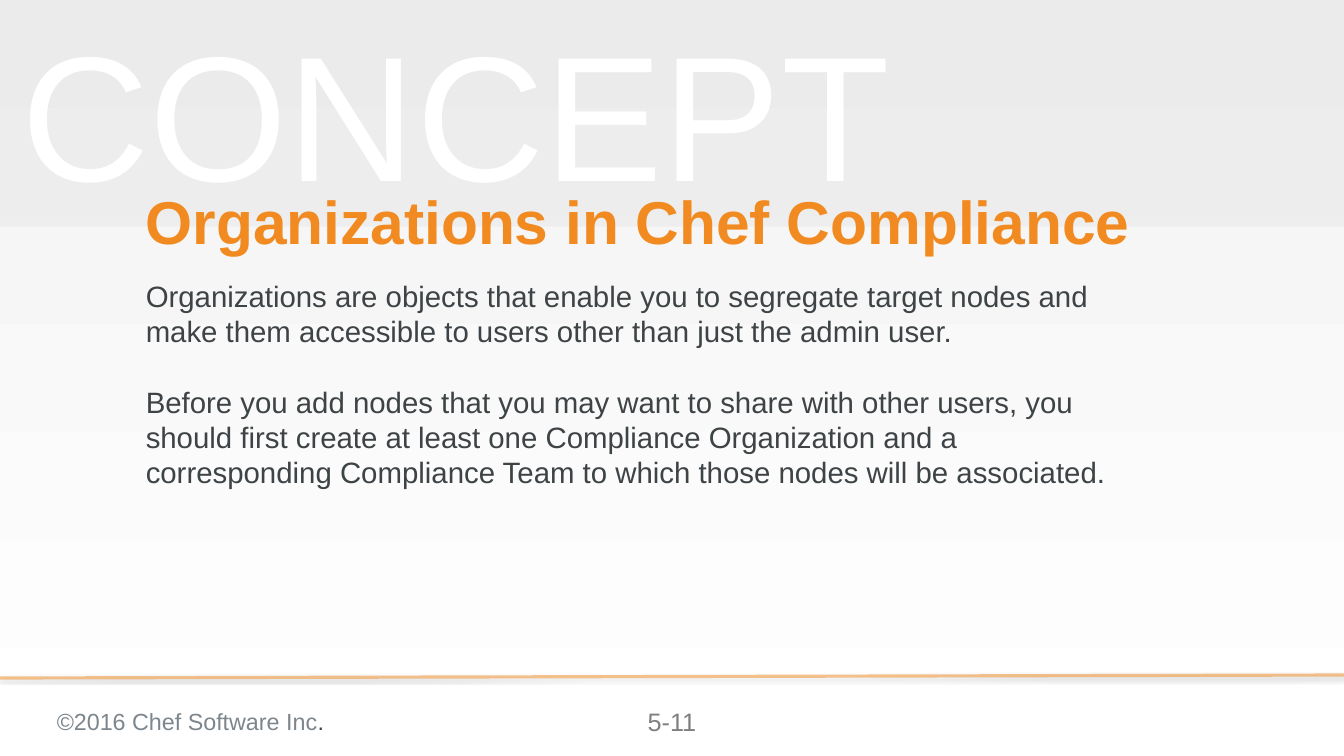
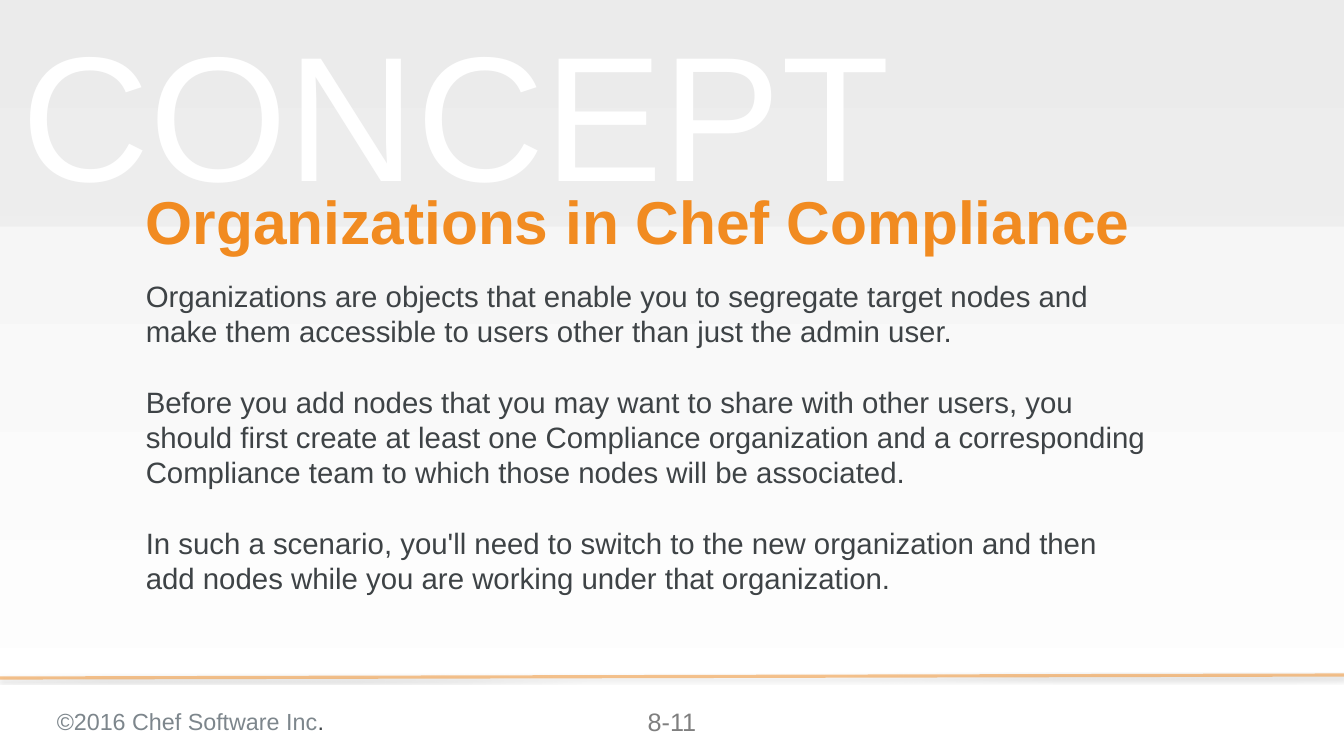
Before and after one commit to bchamby/chef-compliance-installation-configuration-operation, a slide deck: slide 11 of 08-permissions-orgs.pptx. Drawn at 1344x756 pixels with LibreOffice and Linux fonts; fonts in the diff are those of the drawing; background and template pictures are left out. Boxes give left, top, right and bottom in pixels: in the first picture for what was removed or moved away, otherwise in the second. Text is boxed around its words. In the diff, an @@ line names an element or a change of style, - is before the commit and + after.

Commit message:
Finished 08-permissions-orgs.pptx labs still need to write quiz

```diff
--- a/08-permissions-orgs.pptx
+++ b/08-permissions-orgs.pptx
@@ subtitle at [146,391,1145,595]: text changed @@
-Before you add nodes that you may want to share with other users, you should first create at least one Compliance Organization and a corresponding Compliance Team to which those nodes will be associated.
+Before you add nodes that you may want to share with other users, you should first create at least one Compliance organization and a corresponding Compliance team to which those nodes will be associated.
+In such a scenario, you'll need to switch to the new organization and then add nodes while you are working under that organization.
@@ page number at [648,713,697,731]: text changed @@
-5-11
+8-11
```
Also in this commit, not shown: 8 other slides changed, 6 slides added, 18 slides removed.
